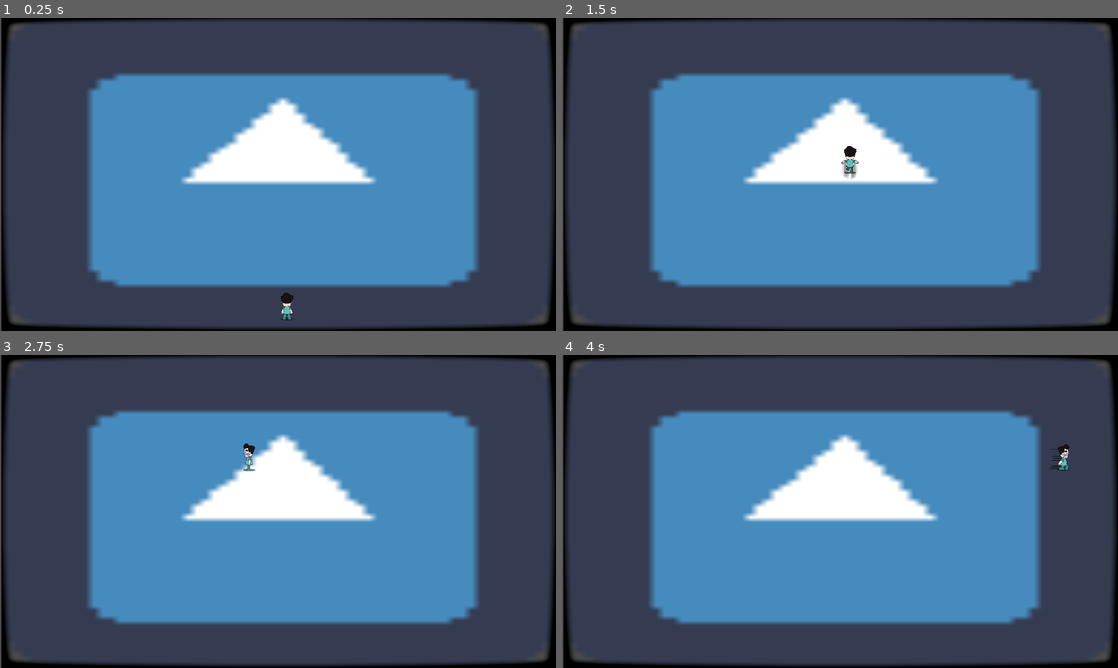
Above: before the commit, frames 1-4 (two rows, left to right).
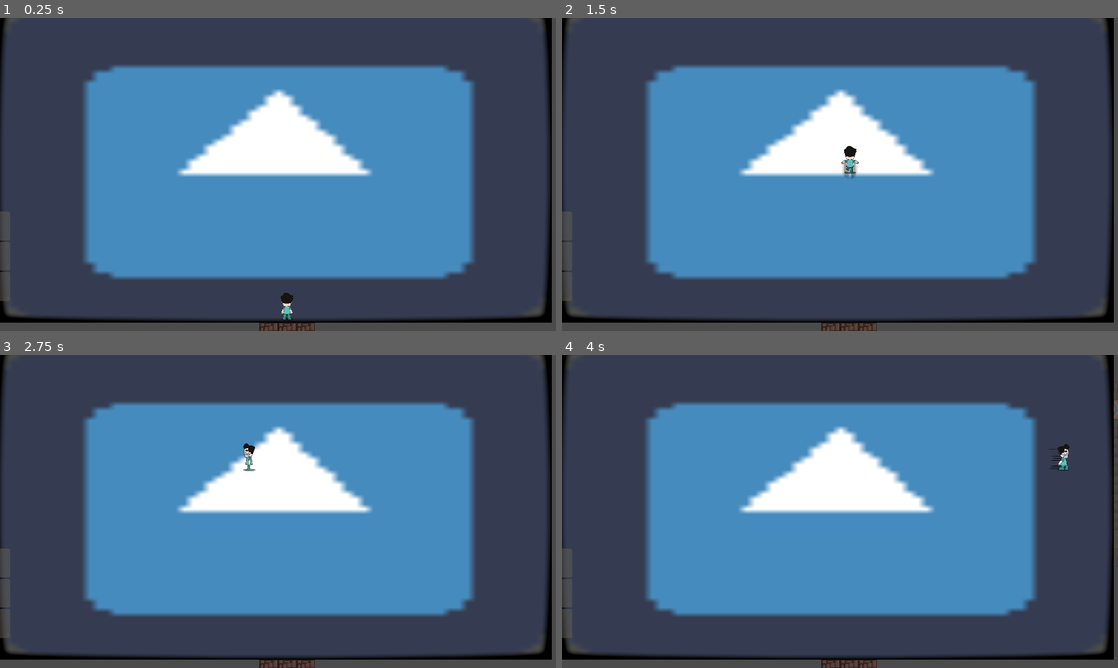
Above: after the commit, the same moments.

Repository: GaEsRaRe/UPCGameJam2018
Game: Godot game, scene res://Scenes/1-0.tscn
Same seed, same stepped clock (60 frames per second), same inputs: the game is played once before the commit and once after it. This scene is started directly instead of the project's main scene. The engine's default icon, where the game draws it, is replaced by a stand-in: a white triangle on a blue panel in a dark square.
Inputs:
- Up to frame 1 (0.25 s): no input
- Up to frame 2 (1.5 s): tap Enter at 0.5 s; hold Right (ui_right) from 0.53 s (still down); tap Up (ui_up) at 0.77 s
- Up to frame 3 (2.75 s): tap Up (ui_up) at 1.52 s; release Right (ui_right) at 2.03 s; hold Left (ui_left) from 2.03 s (still down)
- Up to frame 4 (4 s): tap Space at 2.75 s; release Left (ui_left) at 2.78 s; hold Right (ui_right) from 2.78 s (still down); tap Up (ui_up) at 3.02, 3.77 s

The runs differ from the first frame. In frame 1, 17% of the frame differs, in the area x 0-100%, y 0-100%; in frame 2, 17%; in frame 3, 17%; in frame 4, 17%.

Commit message:
hola

Diff:
--- /dev/null
+++ b/Assets/Canvas.tscn
@@ -0,0 +1,133 @@
+[gd_scene load_steps=3 format=2]
+
+[ext_resource path="res://Scenes/Canvas.gd" type="Script" id=1]
+[ext_resource path="res://TempBackground.png" type="Texture" id=2]
+
+[node name="Canvas" type="VBoxContainer"]
+
+anchor_left = 0.0
+anchor_top = 0.0
+anchor_right = 0.0
+anchor_bottom = 0.0
+margin_left = -1472.0
+margin_top = -256.0
+margin_right = -1372.0
+margin_bottom = 52.0
+rect_pivot_offset = Vector2( 0, 0 )
+rect_clip_content = false
+mouse_filter = 1
+mouse_default_cursor_shape = 0
+size_flags_horizontal = 1
+size_flags_vertical = 1
+alignment = 0
+script = ExtResource( 1 )
+
+[node name="Slot1" type="TextureRect" parent="." index="0"]
+
+editor/display_folded = true
+modulate = Color( 0.425781, 0.425781, 0.425781, 0.486196 )
+anchor_left = 0.0
+anchor_top = 0.0
+anchor_right = 0.0
+anchor_bottom = 0.0
+margin_right = 100.0
+margin_bottom = 100.0
+rect_pivot_offset = Vector2( 0, 0 )
+rect_clip_content = false
+mouse_filter = 1
+mouse_default_cursor_shape = 0
+size_flags_horizontal = 1
+size_flags_vertical = 1
+texture = ExtResource( 2 )
+stretch_mode = 0
+_sections_unfolded = [ "Grow Direction", "Margin", "Rect" ]
+
+[node name="Key" type="TextureRect" parent="Slot1" index="0"]
+
+anchor_left = 0.0
+anchor_top = 0.0
+anchor_right = 0.0
+anchor_bottom = 0.0
+margin_right = 40.0
+margin_bottom = 40.0
+rect_pivot_offset = Vector2( 0, 0 )
+rect_clip_content = false
+mouse_filter = 1
+mouse_default_cursor_shape = 0
+size_flags_horizontal = 1
+size_flags_vertical = 1
+stretch_mode = 0
+
+[node name="Slot2" type="TextureRect" parent="." index="1"]
+
+editor/display_folded = true
+modulate = Color( 0.425781, 0.425781, 0.425781, 0.486196 )
+anchor_left = 0.0
+anchor_top = 0.0
+anchor_right = 0.0
+anchor_bottom = 0.0
+margin_top = 104.0
+margin_right = 100.0
+margin_bottom = 204.0
+rect_pivot_offset = Vector2( 0, 0 )
+rect_clip_content = false
+mouse_filter = 1
+mouse_default_cursor_shape = 0
+size_flags_horizontal = 1
+size_flags_vertical = 1
+texture = ExtResource( 2 )
+stretch_mode = 0
+_sections_unfolded = [ "Grow Direction", "Margin", "Rect" ]
+
+[node name="Key" type="TextureRect" parent="Slot2" index="0"]
+
+anchor_left = 0.0
+anchor_top = 0.0
+anchor_right = 0.0
+anchor_bottom = 0.0
+margin_right = 40.0
+margin_bottom = 40.0
+rect_pivot_offset = Vector2( 0, 0 )
+rect_clip_content = false
+mouse_filter = 1
+mouse_default_cursor_shape = 0
+size_flags_horizontal = 1
+size_flags_vertical = 1
+stretch_mode = 0
+
+[node name="Slot3" type="TextureRect" parent="." index="2"]
+
+editor/display_folded = true
+modulate = Color( 0.425781, 0.425781, 0.425781, 0.486196 )
+anchor_left = 0.0
+anchor_top = 0.0
+anchor_right = 0.0
+anchor_bottom = 0.0
+margin_top = 208.0
+margin_right = 100.0
+margin_bottom = 308.0
+rect_pivot_offset = Vector2( 0, 0 )
+rect_clip_content = false
+mouse_filter = 1
+mouse_default_cursor_shape = 0
+size_flags_horizontal = 1
+size_flags_vertical = 1
+texture = ExtResource( 2 )
+stretch_mode = 0
+_sections_unfolded = [ "Grow Direction", "Margin", "Rect" ]
+
+[node name="Key" type="TextureRect" parent="Slot3" index="0"]
+
+anchor_left = 0.0
+anchor_top = 0.0
+anchor_right = 0.0
+anchor_bottom = 0.0
+margin_right = 40.0
+margin_bottom = 40.0
+rect_pivot_offset = Vector2( 0, 0 )
+rect_clip_content = false
+mouse_filter = 1
+mouse_default_cursor_shape = 0
+size_flags_horizontal = 1
+size_flags_vertical = 1
+stretch_mode = 0
--- a/Assets/Key.tscn
+++ b/Assets/Key.tscn
@@ -28,12 +28,12 @@
 	pass # replace with function body
 "
 
-[sub_resource type="RectangleShape2D" id=1]
+[sub_resource type="RectangleShape2D" id=2]
 
 custom_solver_bias = 0.0
 extents = Vector2( 32, 32 )
 
-[node name="Key" type="Area2D"]
+[node name="Key" type="Area2D" index="0"]
 
 position = Vector2( -1344, 128 )
 input_pickable = true
--- a/Assets/Reset-ear.tscn
+++ b/Assets/Reset-ear.tscn
@@ -17,6 +17,6 @@
 		get_tree().reload_current_scene()
 	pass"
 
-[node name="Reset-ear" type="Node"]
+[node name="Reset-ear" type="Node" index="0"]
 
 script = SubResource( 1 )
--- a/Assets/Screen.tscn
+++ b/Assets/Screen.tscn
@@ -91,7 +91,7 @@
 shader_param/scanline_alpha = null
 shader_param/lines_velocity = null
 
-[node name="Screen" type="TextureRect"]
+[node name="Screen" type="TextureRect" index="0"]
 
 material = SubResource( 2 )
 anchor_left = 0.0
--- a/Scenes/1-0.tscn
+++ b/Scenes/1-0.tscn
@@ -7,6 +7,7 @@
 [ext_resource path="res://Assets/Teleport.tscn" type="PackedScene" id=5]
 [ext_resource path="res://Assets/BlackZone.tscn" type="PackedScene" id=6]
 [ext_resource path="res://Assets/Screen.tscn" type="PackedScene" id=7]
+[ext_resource path="res://Assets/Canvas.tscn" type="PackedScene" id=8]
 
 [node name="0-0" type="Node2D" index="0"]
 
@@ -80,20 +81,20 @@
 
 editor/display_folded = true
 position = Vector2( 1024, -384 )
-_sections_unfolded = [ "Collision", "Z Index" ]
 
 [node name="BlackZoneSprite" parent="BlackZone" index="0"]
 
 position = Vector2( -896, -448 )
 scale = Vector2( 7, 10 )
-_sections_unfolded = [ "Offset", "Pause", "Transform", "Visibility", "Z Index" ]
 
 [node name="Screen" parent="." index="6" instance=ExtResource( 7 )]
 
-margin_left = -1394.0
-margin_top = -932.0
-margin_right = 503.0
-margin_bottom = 153.0
+margin_left = -1408.0
+margin_top = -960.0
+margin_right = 489.0
+margin_bottom = 125.0
+
+[node name="Canvas" parent="." index="7" instance=ExtResource( 8 )]
 
 
 [editable path="BlackZone"]
--- a/Scenes/1-7.tscn
+++ b/Scenes/1-7.tscn
@@ -7,9 +7,11 @@
 [ext_resource path="res://Assets/Spike.tscn" type="PackedScene" id=5]
 [ext_resource path="res://Assets/DoorWithKey.tscn" type="PackedScene" id=6]
 [ext_resource path="res://Assets/Key.tscn" type="PackedScene" id=7]
-[ext_resource path="res://Assets/Breakable.tscn" type="PackedScene" id=8]
-[ext_resource path="res://Assets/Screen.tscn" type="PackedScene" id=9]
-[ext_resource path="res://Assets/Box.tscn" type="PackedScene" id=10]
+[ext_resource path="res://key1.png" type="Texture" id=8]
+[ext_resource path="res://Assets/Breakable.tscn" type="PackedScene" id=9]
+[ext_resource path="res://Assets/Screen.tscn" type="PackedScene" id=10]
+[ext_resource path="res://Assets/Box.tscn" type="PackedScene" id=11]
+[ext_resource path="res://Assets/Canvas.tscn" type="PackedScene" id=12]
 
 [node name="0-0" type="Node2D" index="0"]
 
@@ -87,6 +89,10 @@
 
 position = Vector2( -1344, -448 )
 
+[node name="Sprite" parent="Key" index="1"]
+
+texture = ExtResource( 8 )
+
 [node name="Spike14" parent="." index="7" instance=ExtResource( 5 )]
 
 position = Vector2( -64, -192 )
@@ -160,17 +166,21 @@
 
 [node name="Node2D" type="Node2D" parent="." index="24"]
 
-[node name="Box" parent="Node2D" index="0" instance=ExtResource( 10 )]
+[node name="Box" parent="Node2D" index="0" instance=ExtResource( 11 )]
 
 position = Vector2( -128, 384 )
 scale = Vector2( 0.9, 0.9 )
 collision/safe_margin = 0.001
 _sections_unfolded = [ "Collision", "Pickable", "Transform", "collision" ]
 
-[node name="Box2" parent="Node2D" index="1" instance=ExtResource( 10 )]
+[node name="Box2" parent="Node2D" index="1" instance=ExtResource( 11 )]
 
 position = Vector2( -128, 0 )
 _sections_unfolded = [ "Collision", "Transform", "collision" ]
 
+[node name="Canvas" parent="." index="25" instance=ExtResource( 12 )]
+
 
 [editable path="DoorWithKey"]
+[editable path="Key"]
+[editable path="Canvas"]
--- /dev/null
+++ b/Scenes/Canvas.gd
@@ -0,0 +1,43 @@
+extends VBoxContainer
+
+# class member variables go here, for example:
+# var a = 2
+# var b = "textvar"
+
+onready var slot1 = get_node("Slot1/Key")
+onready var slot2 = get_node("Slot2/Key")
+onready var slot3 = get_node("Slot3/Key")
+
+var bool1 = false
+var bool2 = false
+var bool3 = false
+
+func _ready():
+	if bool1 == false:
+		if (globals.keys["key1"]):
+			bool1 = true
+			slot1.texture = globals.key1
+	if bool2 == false:
+		if (globals.keys["key2"]):
+			bool2 = true
+			slot2.texture = globals.key2
+	if bool3 == false:
+		if (globals.keys["key3"]):
+			bool3 = true
+			slot3.texture = globals.key2
+	pass
+
+func _process(delta):
+	if bool1 == false:
+		if (globals.keys["key1"]):
+			bool1 = true
+			slot1.texture = globals.key1
+	if bool2 == false:
+		if (globals.keys["key2"]):
+			bool2 = true
+			slot2.texture = globals.key2
+	if bool3 == false:
+		if (globals.keys["key3"]):
+			bool3 = true
+			slot3.texture = globals.key2
+	pass
--- a/Scenes/TilesTest.tscn
+++ b/Scenes/TilesTest.tscn
@@ -16,7 +16,7 @@
 custom_solver_bias = 0.0
 extents = Vector2( 32, 32 )
 
-[node name="Node2D" type="Node2D"]
+[node name="Node2D" type="Node2D" index="0"]
 
 [node name="Floor" type="Sprite" parent="." index="0"]
 
--- a/Scripts/globals.gd
+++ b/Scripts/globals.gd
@@ -5,12 +5,17 @@
 const LEFT = Vector2(-1,0)
 const DOWN = Vector2(0,1)
 
+var key1 = preload("res://key1.png")
+var key2 = preload("res://key2.png")
+var key3 = preload("res://key3.png")
+
 var player_speed = 700
 
 
 var keys = {
 	"key1" : false,
-	"key2" : false
+	"key2" : false,
+	"key3" : false
 }
 
 
Not shown: 2 places in Assets/Key.tscn that only renumber resources
Not shown: 1 places in Scenes/1-0.tscn that only renumber resources
Not shown: 3 places in Scenes/1-7.tscn that only renumber resources
Binary file added: key1.png
Not shown, added: key1.png.import
Binary file added: key2.png
Not shown, added: key2.png.import
Binary file added: key3.png
Not shown, added: key3.png.import
